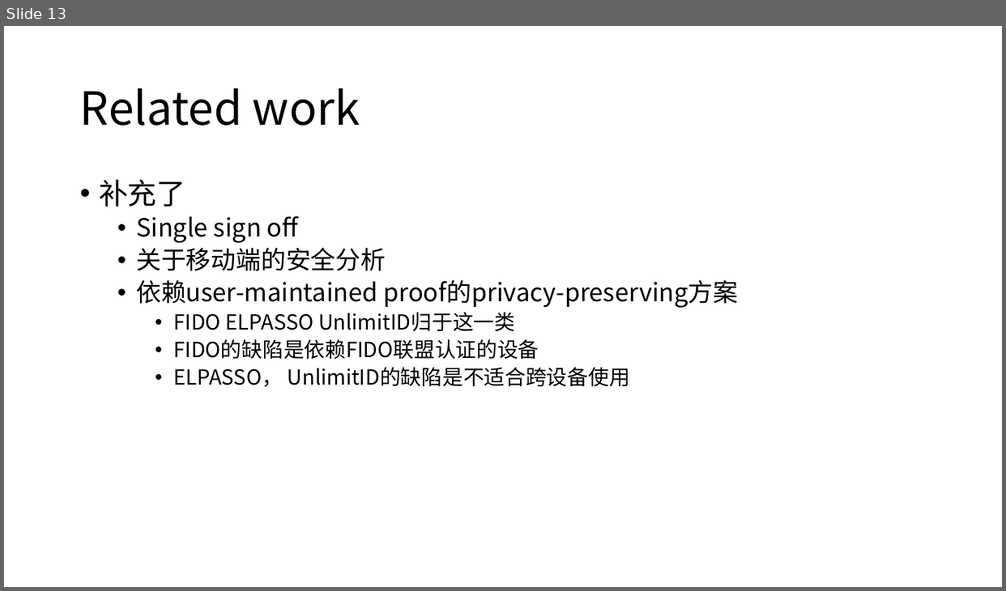
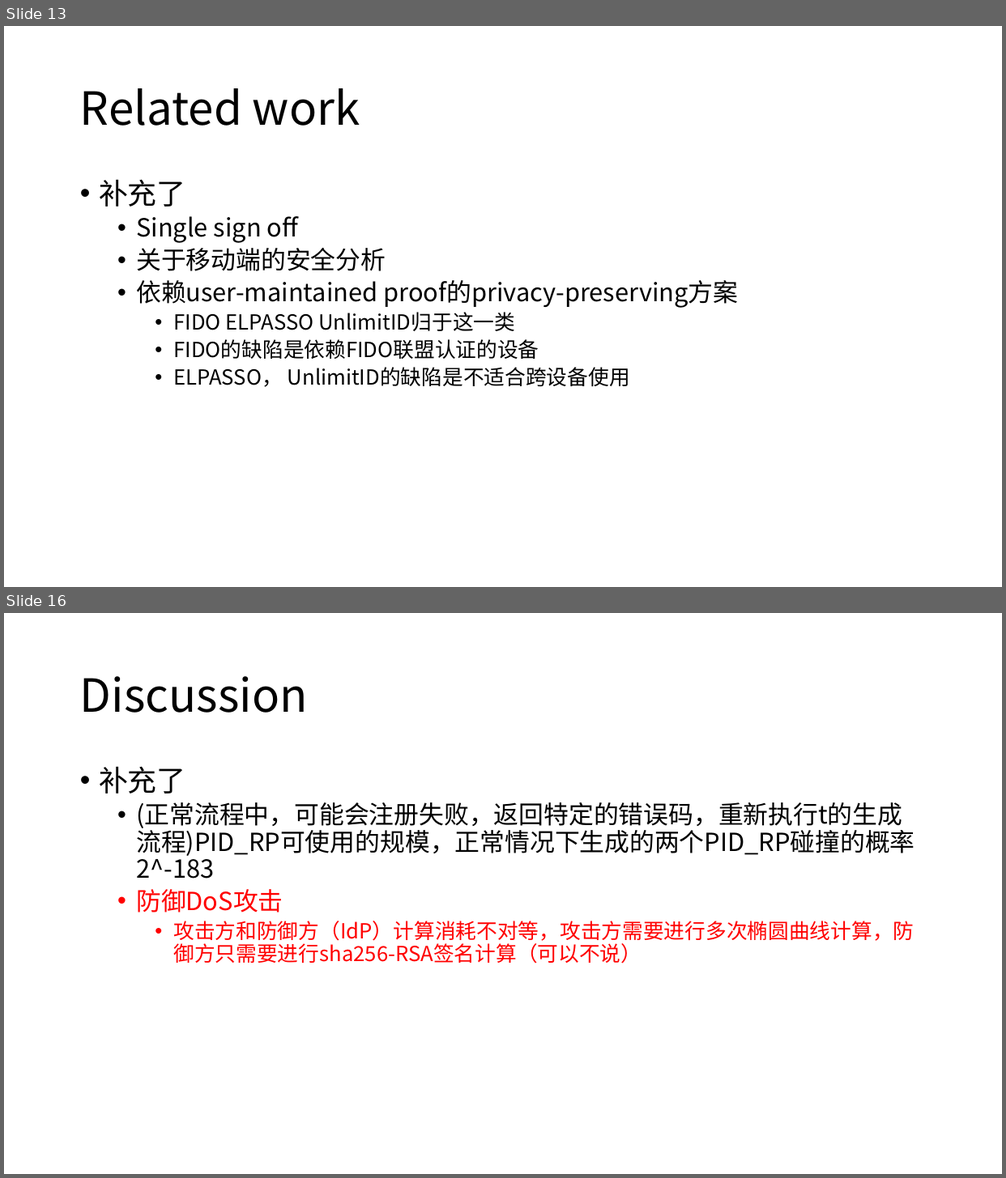
Before and after one commit to cqguo/OIDC-latex, a slide deck: other files/appendix说明.pptx. Shown one above the other, each under a label of ours: slide 13 before the commit, slides 13 and 16 after it; the slides between them are not shown. The pictures are 1006x591 and 1006x1178 pixels, drawn with LibreOffice and Linux fonts; fonts in the diff are those of the drawing. Boxes give left, top, right and bottom in pixels: in the first picture for what was removed or moved away, otherwise in the second. Text is boxed around its words. In the diff, an @@ line names an element or a change of style, - is before the commit and + after.

```diff
--- a/other files/appendix说明.pptx
+++ b/other files/appendix说明.pptx
@@ slide 16 added at box(4, 613, 1002, 1174), background #FFFFFF @@
@@ title added at box(80, 676, 308, 713), 44 pt, text #000000 @@
+Discussion
@@ text added at box(99, 766, 915, 964), 24 pt, text #000000 @@
+• 补充了
+  • (正常流程中，可能会注册失败，返回特定的错误码，重新执行t的生成流程)PID_RP可使用的规模，正常情况下生成的两个PID_RP碰撞的概率2^-183
+  • 防御DoS攻击
+    • 攻击方和防御方（IdP）计算消耗不对等，攻击方需要进行多次椭圆曲线计算，防御方只需要进行sha256-RSA签名计算（可以不说）
```
Also in this commit, not shown: 7 slides changed, 1 other slide added, 2 other files.
